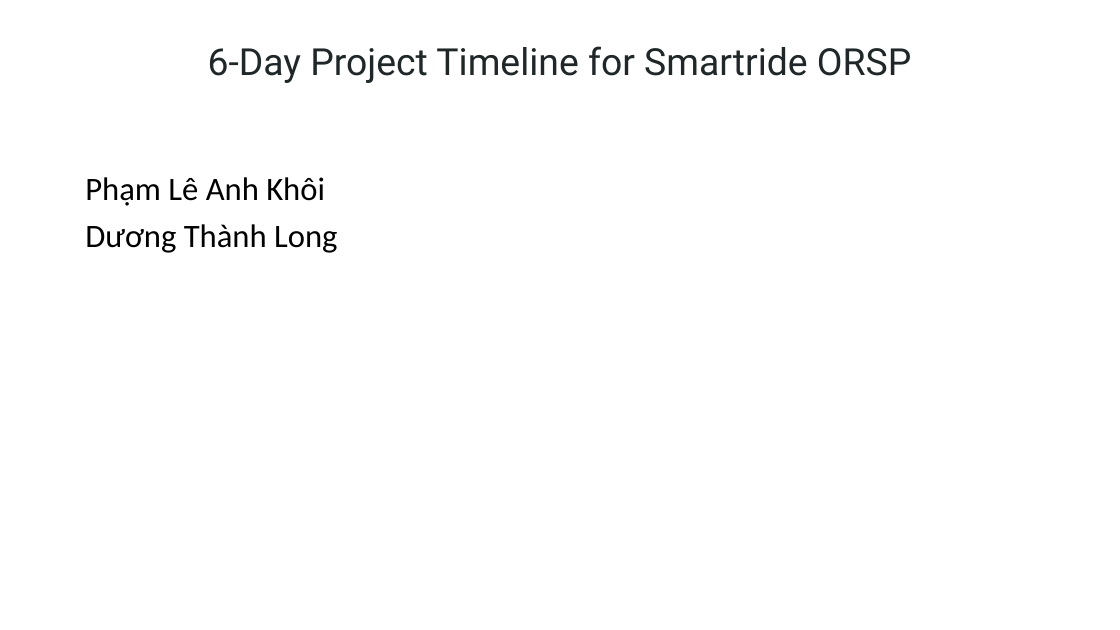
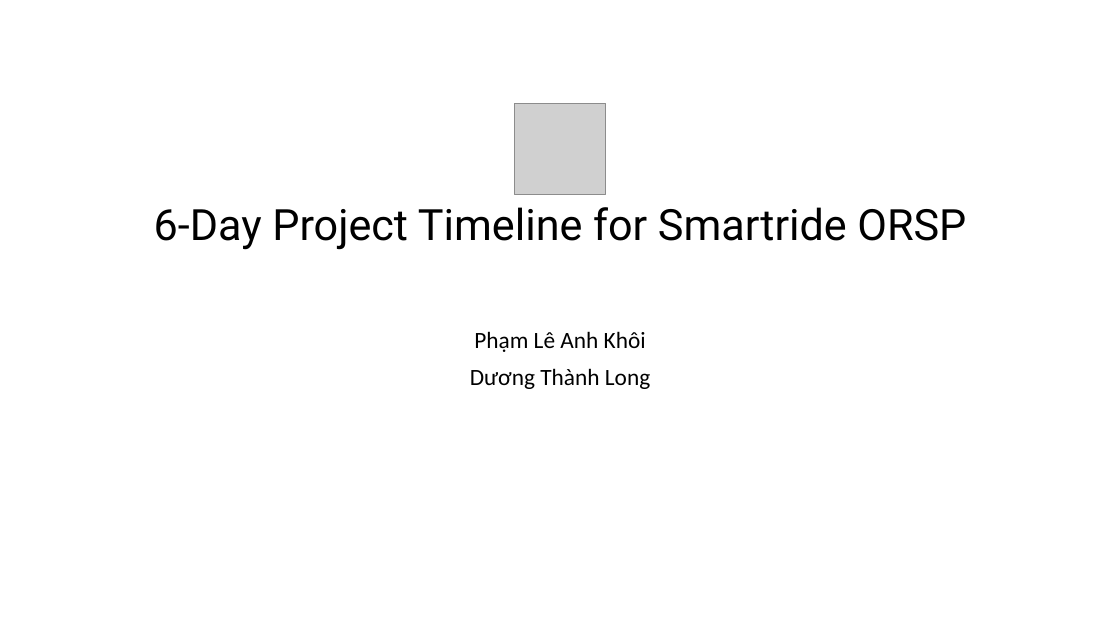
Before and after one commit to CheetoBuri/ProposalForSmartRide, a slide deck: slide 1 of Smartride proposal.pptx. Drawn at 1120x630 pixels with LibreOffice and Linux fonts; fonts in the diff are those of the drawing; grey boxes stand for pictures. Boxes give left, top, right and bottom in pixels: in the first picture for what was removed or moved away, otherwise in the second. Text is boxed around its words. In the diff, an @@ line names an element or a change of style, - is before the commit and + after.

```diff
--- a/Smartride proposal.pptx
+++ b/Smartride proposal.pptx
@@ picture added at bbox=[514, 103, 606, 195] @@
@@ title "6-Day Project Timeline for Smartride ...": place and size @@
-title "6-Day Project Timeline for Smartride ..." at bbox=[208, 46, 911, 83]
+title "6-Day Project Timeline for Smartride ..." at bbox=[154, 207, 966, 250]
@@ title "6-Day Project Timeline for Smartride ..." at bbox=[154, 207, 966, 250]: size 32 to 37 pt, text colour #1F2728 to #000000; vertical alignment middle to bottom @@
@@ text "Phạm Lê Anh Khôi": place and size @@
-text "Phạm Lê Anh Khôi" at bbox=[85, 177, 337, 253]
+text "Phạm Lê Anh Khôi" at bbox=[470, 331, 650, 389]
@@ text "Phạm Lê Anh Khôi" at bbox=[470, 331, 650, 389]: size 28 to 20 pt; alignment left to centre @@
```
Also in this commit, not shown: 16 other slides changed.
